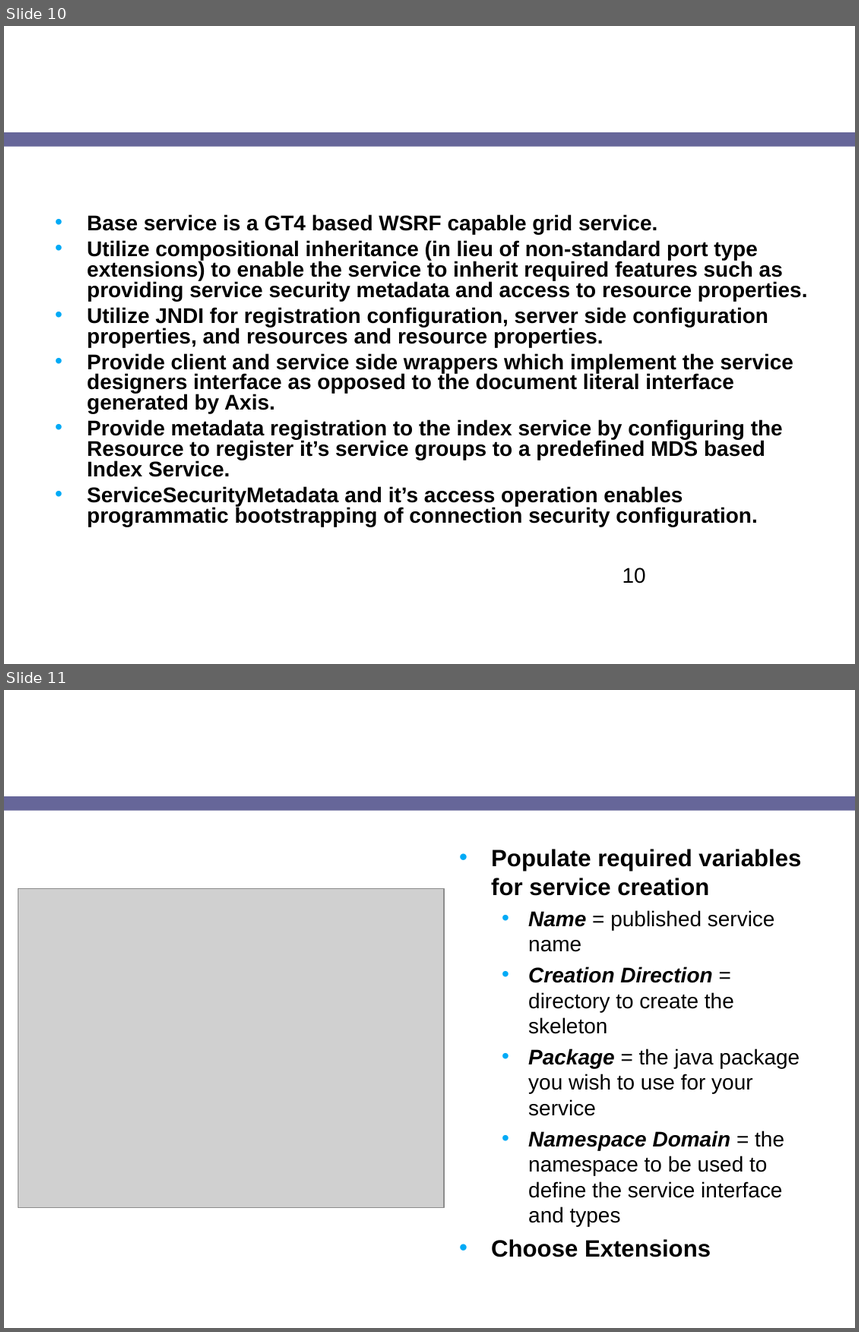
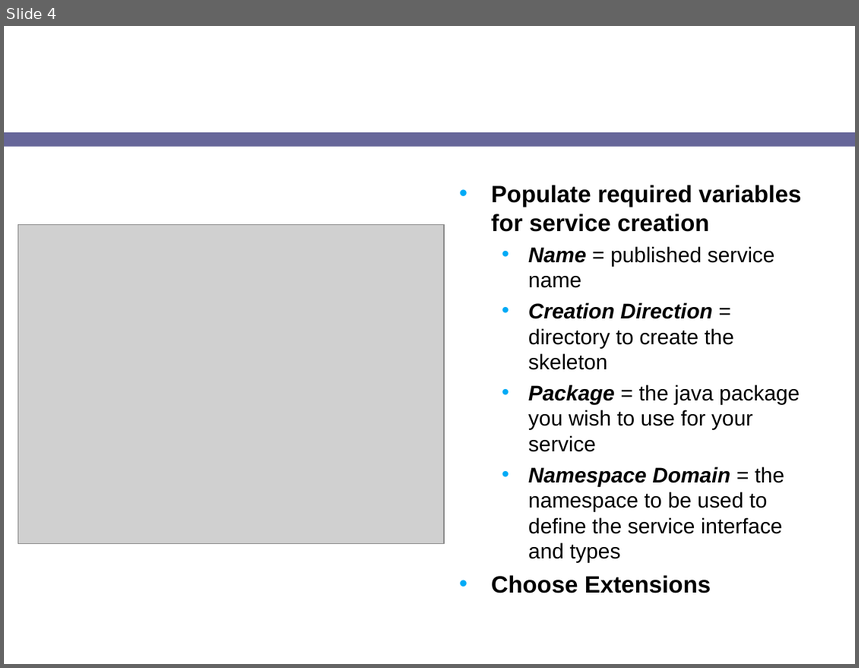
Before and after one commit to NCIP/cagrid-docs, a slide deck: presentations/introduce/Introduce-1.1-OGF-21-globus-software-providers.ppt. Shown one above the other, each under a label of ours: slides 10 and 11 before the commit, slide 4 after it. The pictures are 859x1332 and 859x668 pixels, drawn with LibreOffice and Linux fonts; fonts in the diff are those of the drawing; grey boxes stand for pictures; background and template pictures are left out. Boxes give left, top, right and bottom in pixels: in the first picture for what was removed or moved away, otherwise in the second. Text is boxed around its words. In the diff, an @@ line names an element or a change of style, - is before the commit and + after.

```diff
--- a/presentations/introduce/Introduce-1.1-OGF-21-globus-software-providers.ppt
+++ b/presentations/introduce/Introduce-1.1-OGF-21-globus-software-providers.ppt
@@ slide 10 removed at bbox=[4, 26, 855, 664], background picture (left out); not listed: 1 template element that a slide beside it also shows @@
@@ title removed at bbox=[167, 52, 813, 126] @@
-Recap Core Service Architecture
@@ text removed at bbox=[87, 214, 808, 527] @@
-• Base service is a GT4 based WSRF capable grid service.
-• Utilize compositional inheritance (in lieu of non-standard port type extensions) to enable the service to inherit required features such as providing service security metadata and access to resource properties.
-• Utilize JNDI for registration configuration, server side configuration properties, and resources and resource properties.
-• Provide client and service side wrappers which implement the service designers interface as opposed to the document literal interface generated by Axis.
-• Provide metadata registration to the index service by configuring the Resource to register it’s service groups to a predefined MDS based Index Service.
-• ServiceSecurityMetadata and it’s access operation enables programmatic bootstrapping of connection security configuration.
@@ page number removed at bbox=[623, 568, 646, 584] @@
-10
@@ what was slide 11 is now slide 4 @@
```
Also in this commit, not shown: 2 slides changed, 1 slide added, 10 other slides removed.
